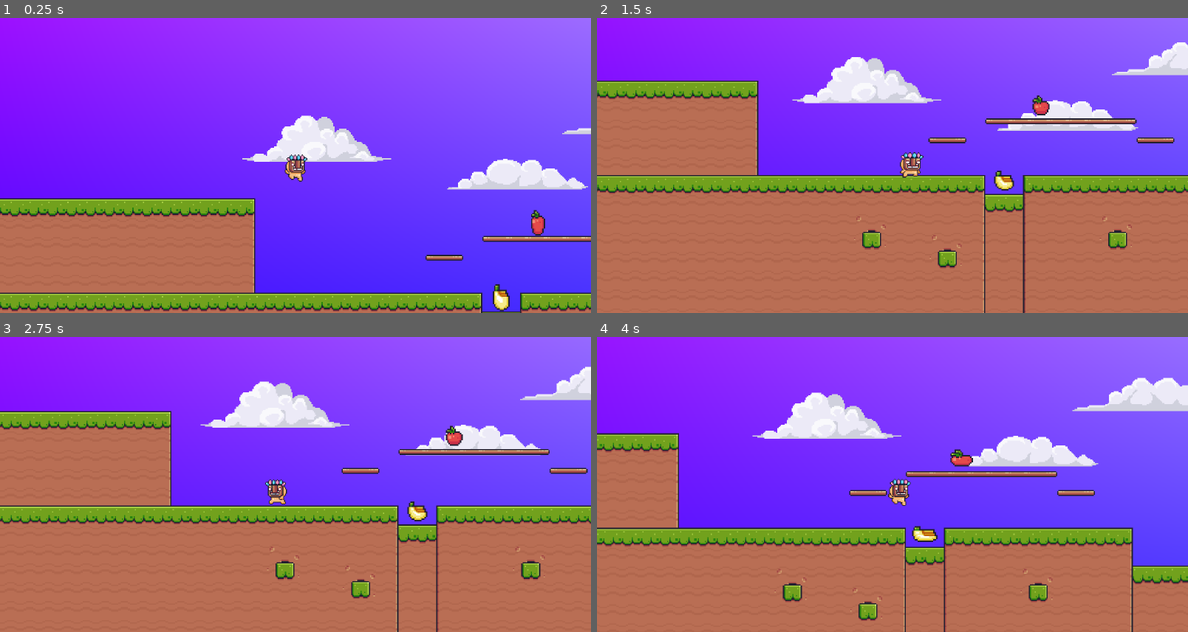
Above: before the commit, frames 1-4 (two rows, left to right).
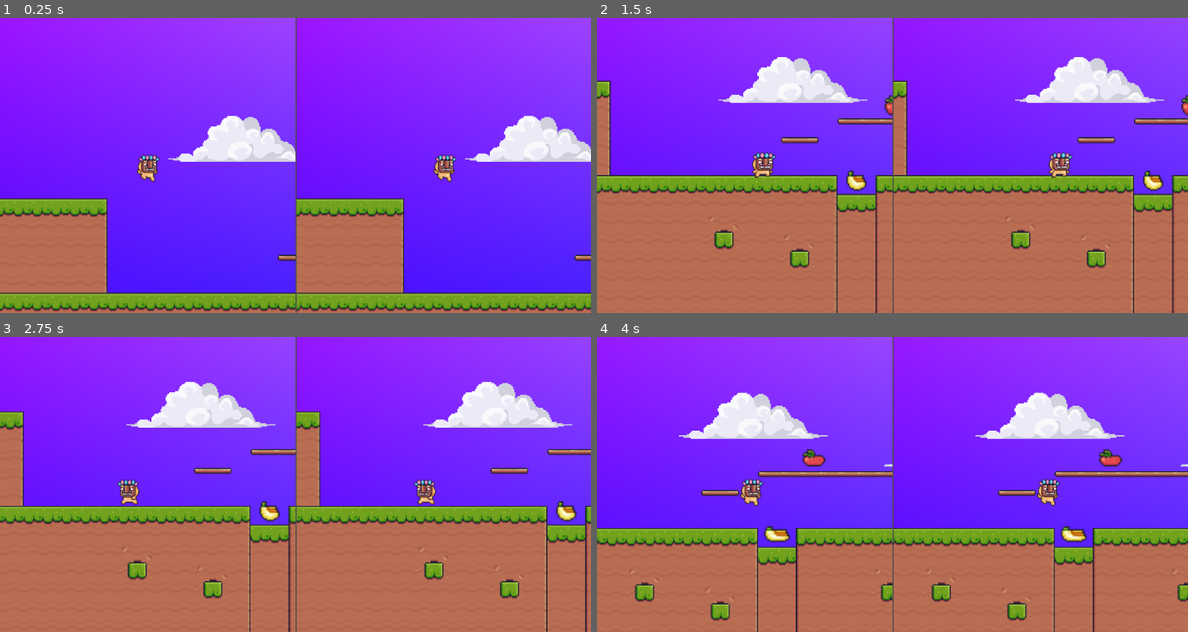
Above: after the commit, the same moments.

Repository: felixmariotto/2d-platformer
Game: Godot game, scene res://game.tscn
Two runs of this game, one before a commit and one after it. Both use one fixed random seed, a clock stepped at 60 frames per second and the inputs below. Before the commit the project starts from res://level.tscn.
Inputs:
- Up to frame 1 (0.25 s): no input
- Up to frame 2 (1.5 s): tap Enter (ui_accept) at 0.5, 0.77 s; hold Right (ui_right) from 0.53 s (still down)
- Up to frame 3 (2.75 s): tap Enter (ui_accept) at 1.52 s; release Right (ui_right) at 2.03 s; hold Left (ui_left) from 2.03 s (still down)
- Up to frame 4 (4 s): release Left (ui_left) at 2.78 s; hold Right (ui_right) from 2.78 s (still down); tap Enter (ui_accept) at 3.02, 3.77 s

The runs differ from the first frame. In frame 1, 55% of the frame differs, in the area x 0-100%, y 0-100%; in frame 2, 45%; in frame 3, 47%; in frame 4, 50%.

Commit message:
use subViewports to split the screen and display two viewports

Diff:
--- /dev/null
+++ b/game.tscn
@@ -0,0 +1,29 @@
+[gd_scene load_steps=2 format=3 uid="uid://c4gjhrhk3gmur"]
+
+[ext_resource type="PackedScene" uid="uid://cyfw1emwkti7s" path="res://level.tscn" id="1_30lr4"]
+
+[node name="Game" type="Node2D"]
+
+[node name="HBoxContainer" type="HBoxContainer" parent="."]
+offset_right = 40.0
+offset_bottom = 40.0
+
+[node name="SubViewportContainer" type="SubViewportContainer" parent="HBoxContainer"]
+layout_mode = 2
+
+[node name="SubViewport" type="SubViewport" parent="HBoxContainer/SubViewportContainer"]
+handle_input_locally = false
+size = Vector2i(1000, 1000)
+render_target_update_mode = 4
+
+[node name="Level" parent="HBoxContainer/SubViewportContainer/SubViewport" instance=ExtResource("1_30lr4")]
+
+[node name="SubViewportContainer2" type="SubViewportContainer" parent="HBoxContainer"]
+layout_mode = 2
+
+[node name="SubViewport" type="SubViewport" parent="HBoxContainer/SubViewportContainer2"]
+handle_input_locally = false
+size = Vector2i(1000, 1000)
+render_target_update_mode = 4
+
+[node name="Level" parent="HBoxContainer/SubViewportContainer2/SubViewport" instance=ExtResource("1_30lr4")]
--- a/project.godot
+++ b/project.godot
@@ -11,7 +11,7 @@
 [application]
 
 config/name="2D platformer"
-run/main_scene="res://level.tscn"
+run/main_scene="res://game.tscn"
 config/features=PackedStringArray("4.3", "Forward Plus")
 config/icon="res://icon.svg"
 
